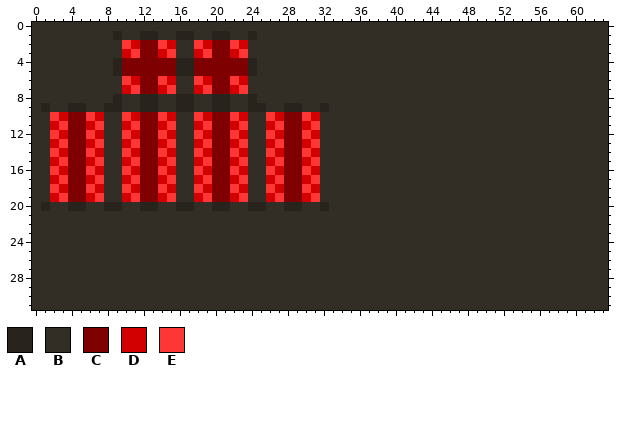
A pixel-art sprite gets an edit: buildcraft_resources/gfx/buildcraft/blocks/trunk_red.png. Above, as it was before the edit.
The file is 64x32 pixels. Colours within 5 levels of each other are drawn and written as one.
Palette (. is transparent): A #28241d  B #332e25  C #7f0000  D #d20000  E #ff3636
After the commit:
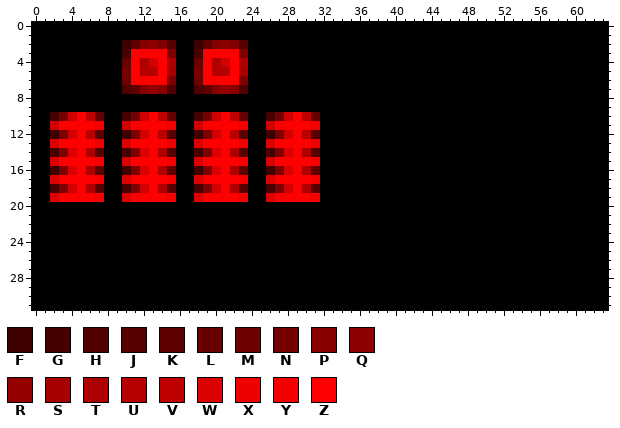
Colours new in this view: F #3f0000  G #470000  H #4f0000  J #570000  K #5f0000  L #670000  M #6e0000  N #760000  P #860000  Q #8e0000  R #960000  S #a60000  T #ae0000  U #b60000  V #be0000  W #dd0000  X #ed0000  Y #f50000  Z #ff0000
From old to new:
@@ palette @@
-B #332e25
+B #000000
@@ x 0..34 @@
  0 BBBBBBBBBBBBBBBBBBBBBBBBBBBBBBBBBBB
- 1 BBBBBBBBBABBAABBAABBAABBABBBBBBBBBB
- 2 BBBBBBBBBBEDCCEDBBEDCCEDBBBBBBBBBBB
- 3 BBBBBBBBBBDECCDEBBDECCDEBBBBBBBBBBB
- 4 BBBBBBBBBACCCCCCAACCCCCCABBBBBBBBBB
- 5 BBBBBBBBBACCCCCCAACCCCCCABBBBBBBBBB
- 6 BBBBBBBBBBEDCCEDBBEDCCEDBBBBBBBBBBB
- 7 BBBBBBBBBBDECCDEBBDECCDEBBBBBBBBBBB
- 8 BBBBBBBBBABBAABBAABBAABBABBBBBBBBBB
- 9 BABBAABBAABBAABBAABBAABBAABBAABBABB
-10 BBEDCCEDBBEDCCEDBBEDCCEDBBEDCCEDBBB
-11 BBDECCDEBBDECCDEBBDECCDEBBDECCDEBBB
-12 BBEDCCEDBBEDCCEDBBEDCCEDBBEDCCEDBBB
-13 BBDECCDEBBDECCDEBBDECCDEBBDECCDEBBB
-14 BBEDCCEDBBEDCCEDBBEDCCEDBBEDCCEDBBB
-15 BBDECCDEBBDECCDEBBDECCDEBBDECCDEBBB
-16 BBEDCCEDBBEDCCEDBBEDCCEDBBEDCCEDBBB
-17 BBDECCDEBBDECCDEBBDECCDEBBDECCDEBBB
-18 BBEDCCEDBBEDCCEDBBEDCCEDBBEDCCEDBBB
-19 BBDECCDEBBDECCDEBBDECCDEBBDECCDEBBB
-20 BABBAABBAABBAABBAABBAABBAABBAABBABB
+ 1 BBBBBBBBBBBBBBBBBBBBBBBBBBBBBBBBBBB
+ 2 BBBBBBBBBBFKPQCJBBFKPQCJBBBBBBBBBBB
+ 3 BBBBBBBBBBGZZZZCBBGZZZZCBBBBBBBBBBB
+ 4 BBBBBBBBBBLZTDZTBBLZTDZTBBBBBBBBBBB
+ 5 BBBBBBBBBBNZUUZSBBNZUUZSBBBBBBBBBBB
+ 6 BBBBBBBBBBMZZZZCBBMZZZZCBBBBBBBBBBB
+ 7 BBBBBBBBBBHKPRPHBBHKPRPHBBBBBBBBBBB
+ 8 BBBBBBBBBBBBBBBBBBBBBBBBBBBBBBBBBBB
+ 9 BBBBBBBBBBBBBBBBBBBBBBBBBBBBBBBBBBB
+10 BBGNDZVLBBGNDZVLBBGNDZVLBBGNDZVLBBB
+11 BBDZZZZYBBDZZZZYBBDZZZZYBBDZZZZYBBB
+12 BBFCDZUJBBFCDZUJBBFCDZUJBBFCDZUJBBB
+13 BBWZZZZXBBWZZZZXBBWZZZZXBBWZZZZXBBB
+14 BBGCWZTJBBGCWZTJBBGCWZTJBBGCWZTJBBB
+15 BBWZZZZYBBWZZZZYBBWZZZZYBBWZZZZYBBB
+16 BBFCWZTKBBFCWZTKBBFCWZTKBBFCWZTKBBB
+17 BBWZZZZYBBWZZZZYBBWZZZZYBBWZZZZYBBB
+18 BBGCDZTJBBGCDZTJBBGCDZTJBBGCDZTJBBB
+19 BBWZZZZYBBWZZZZYBBWZZZZYBBWZZZZYBBB
+20 BBBBBBBBBBBBBBBBBBBBBBBBBBBBBBBBBBB
 21 BBBBBBBBBBBBBBBBBBBBBBBBBBBBBBBBBBB
Boxes around the changes in both pictures, in picture pixels (x1, y1, x2, y2):
changed: (32, 22, 608, 310)
